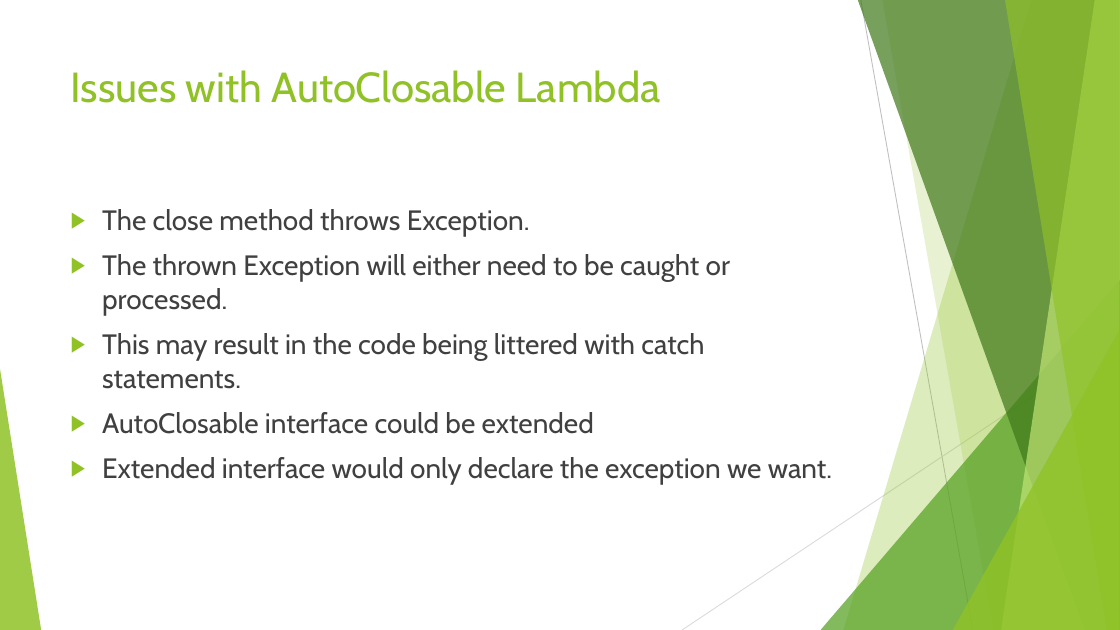
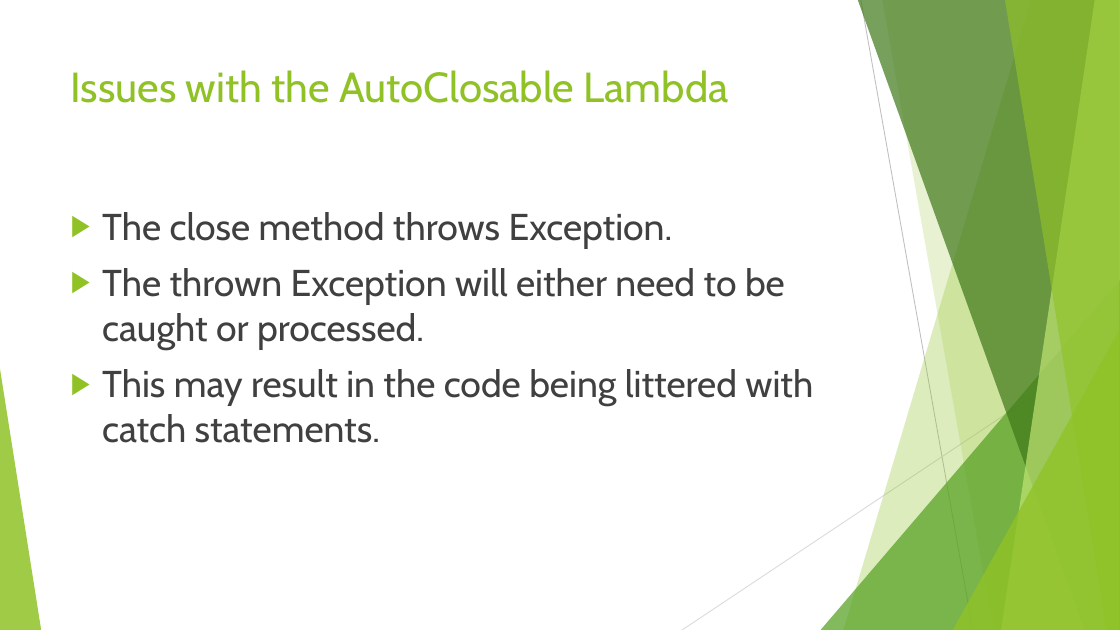
Before and after one commit to RichardRoda/2017-CodePaLOUsa-Lambda, a slide deck: slide 42 of Learning to Love the Lambda in the Stream.pptx (slide 41 before the commit). Drawn at 1120x630 pixels with LibreOffice and Linux fonts; fonts in the diff are those of the drawing. Boxes give left, top, right and bottom in pixels: in the first picture for what was removed or moved away, otherwise in the second. Text is boxed around its words. In the diff, an @@ line names an element or a change of style, - is before the commit and + after.

```diff
--- a/Learning to Love the Lambda in the Stream.pptx
+++ b/Learning to Love the Lambda in the Stream.pptx
@@ title at (x1=71, y1=70, x2=729, y2=103): text changed @@
-Issues with AutoClosable Lambda
+Issues with the AutoClosable Lambda
@@ text "The close method throws Exception." at (x1=102, y1=212, x2=813, y2=443): size 24 to 32 pt @@
@@ text at (x1=102, y1=412, x2=832, y2=485): paragraphs removed @@
-▶ AutoClosable interface could be extended
-▶ Extended interface would only declare the exception we want.
```
Also in this commit, not shown: 14 other slides changed, 4 slides added, 2 other files.
